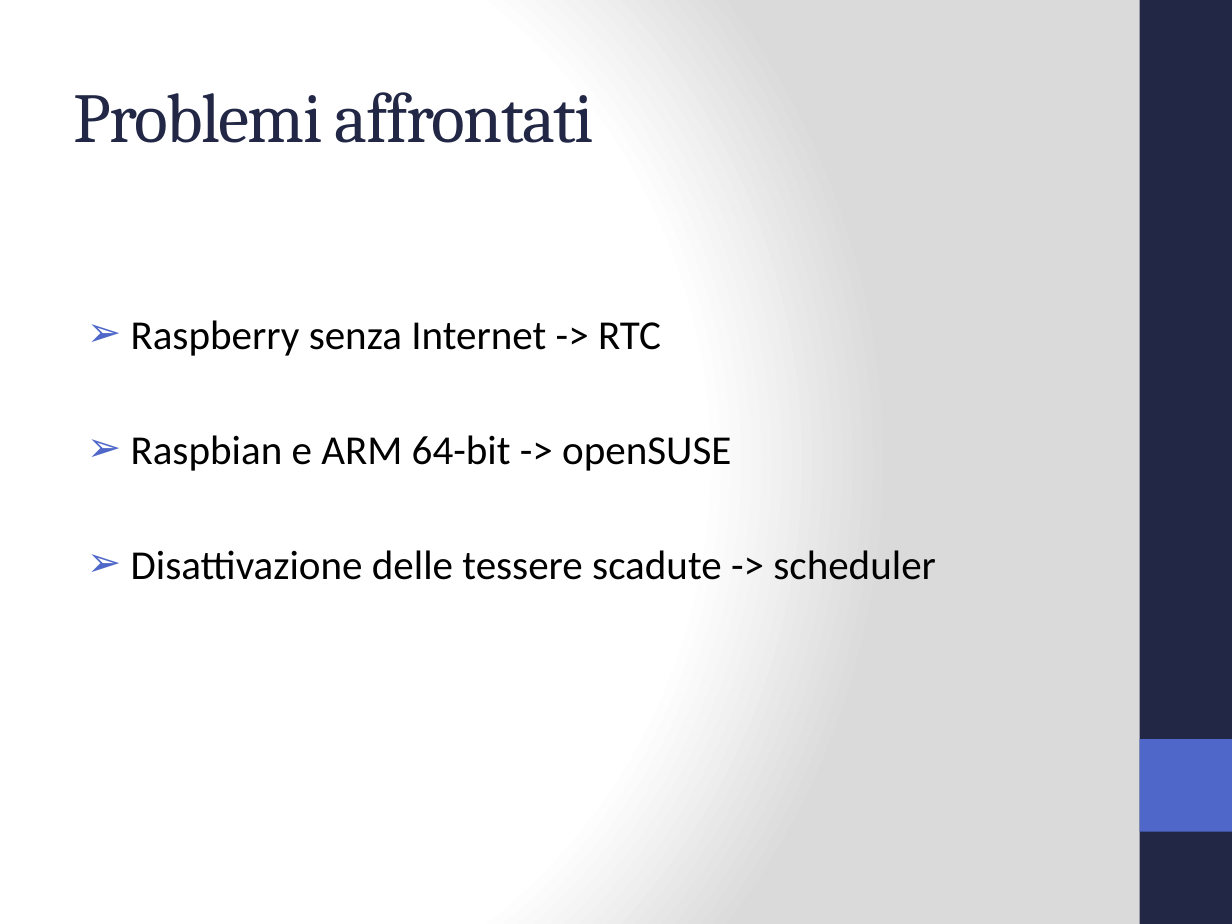
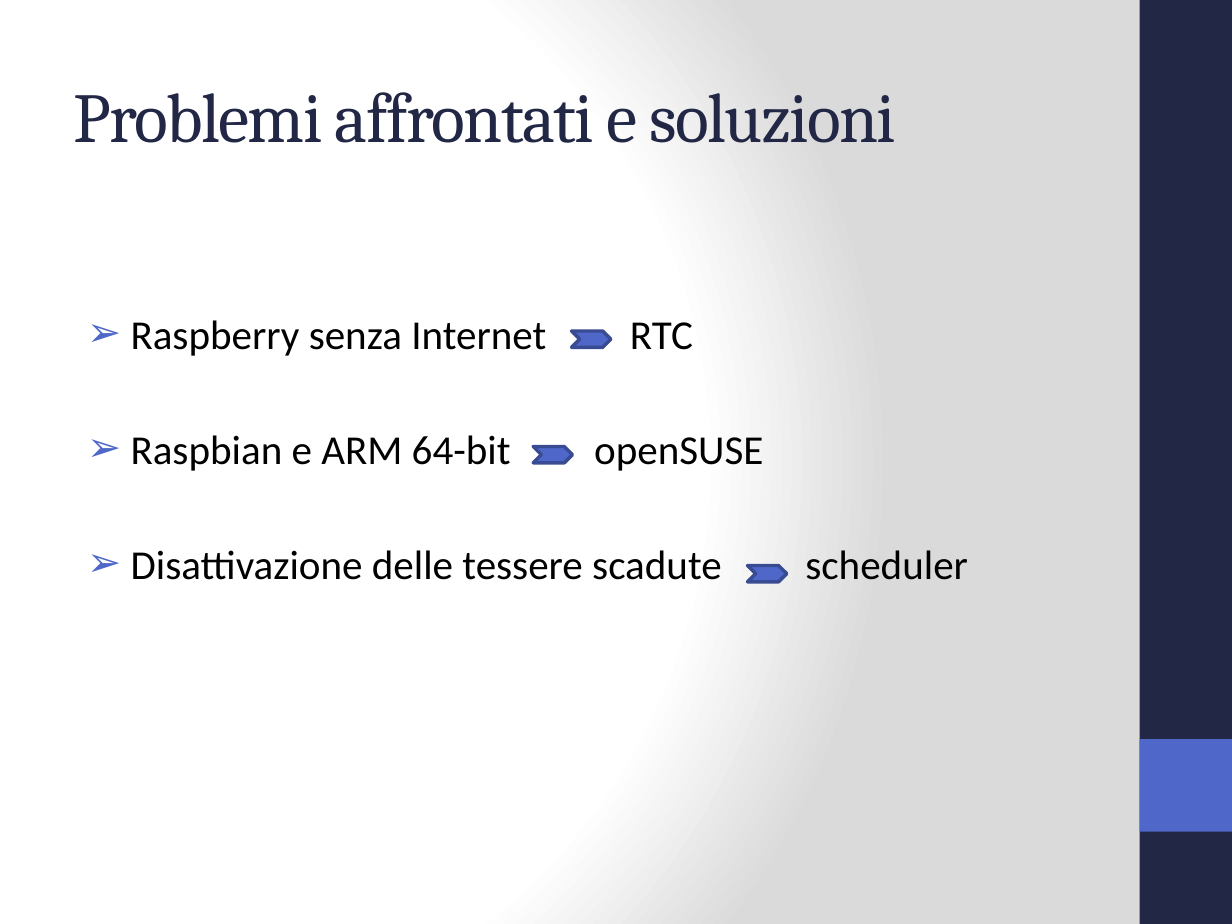
Before and after one commit to Jolsty/SimSim, a slide deck: slide 8 of Tesi_Sistema_Accessi_IoT_Andrei_Ciulpan_872394/presentazione/Sistema Accessi IoT.pptx. Drawn at 1232x924 pixels with LibreOffice and Linux fonts; fonts in the diff are those of the drawing. Boxes give left, top, right and bottom in pixels: in the first picture for what was removed or moved away, otherwise in the second. Text is boxed around its words. In the diff, an @@ line names an element or a change of style, - is before the commit and + after.

```diff
--- a/Tesi_Sistema_Accessi_IoT_Andrei_Ciulpan_872394/presentazione/Sistema Accessi IoT.pptx
+++ b/Tesi_Sistema_Accessi_IoT_Andrei_Ciulpan_872394/presentazione/Sistema Accessi IoT.pptx
@@ title at (74, 92, 896, 143): text changed @@
-Problemi affrontati
+Problemi affrontati e soluzioni
@@ text at (131, 320, 968, 580): text changed @@
-➢ Raspberry senza Internet -> RTC
-➢ Raspbian e ARM 64-bit -> openSUSE
-➢ Disattivazione delle tessere scadute -> scheduler
+➢ Raspberry senza Internet RTC
+➢ Raspbian e ARM 64-bit openSUSE
+➢ Disattivazione delle tessere scadute scheduler
@@ chevron added at (572, 331, 611, 347), fill #4E67C8, outline #3A4C94 2 pt @@
@@ chevron added at (533, 446, 573, 462), fill #4E67C8, outline #3A4C94 2 pt @@
@@ chevron added at (748, 565, 787, 582), fill #4E67C8, outline #3A4C94 2 pt @@
```
